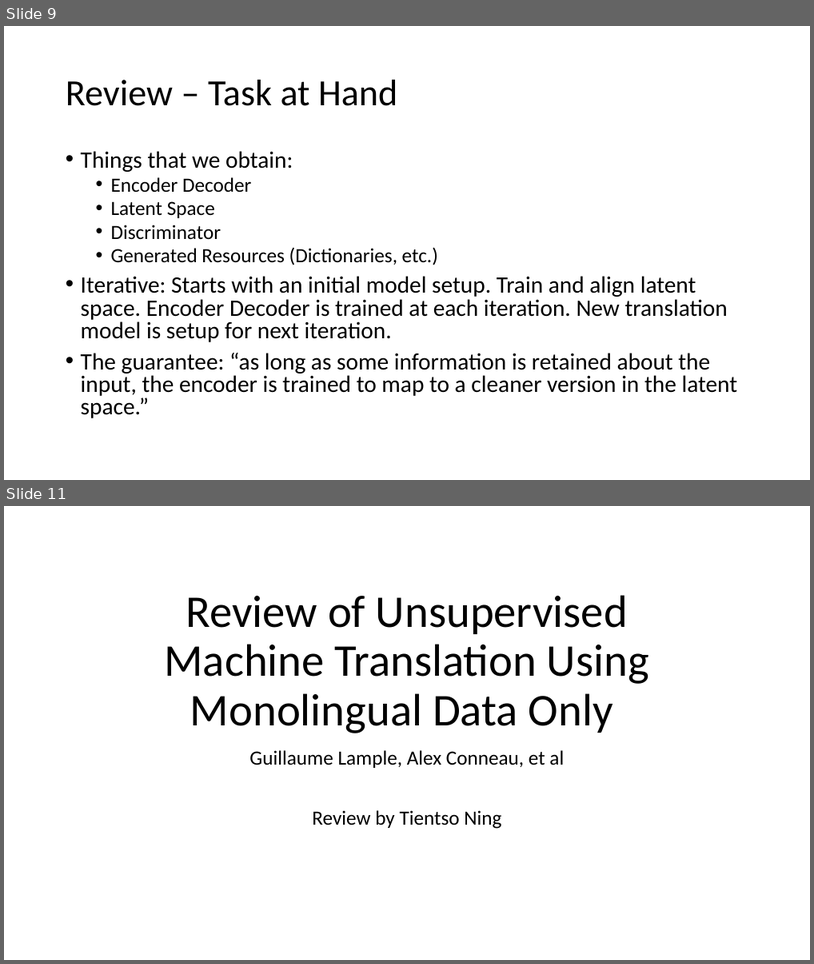
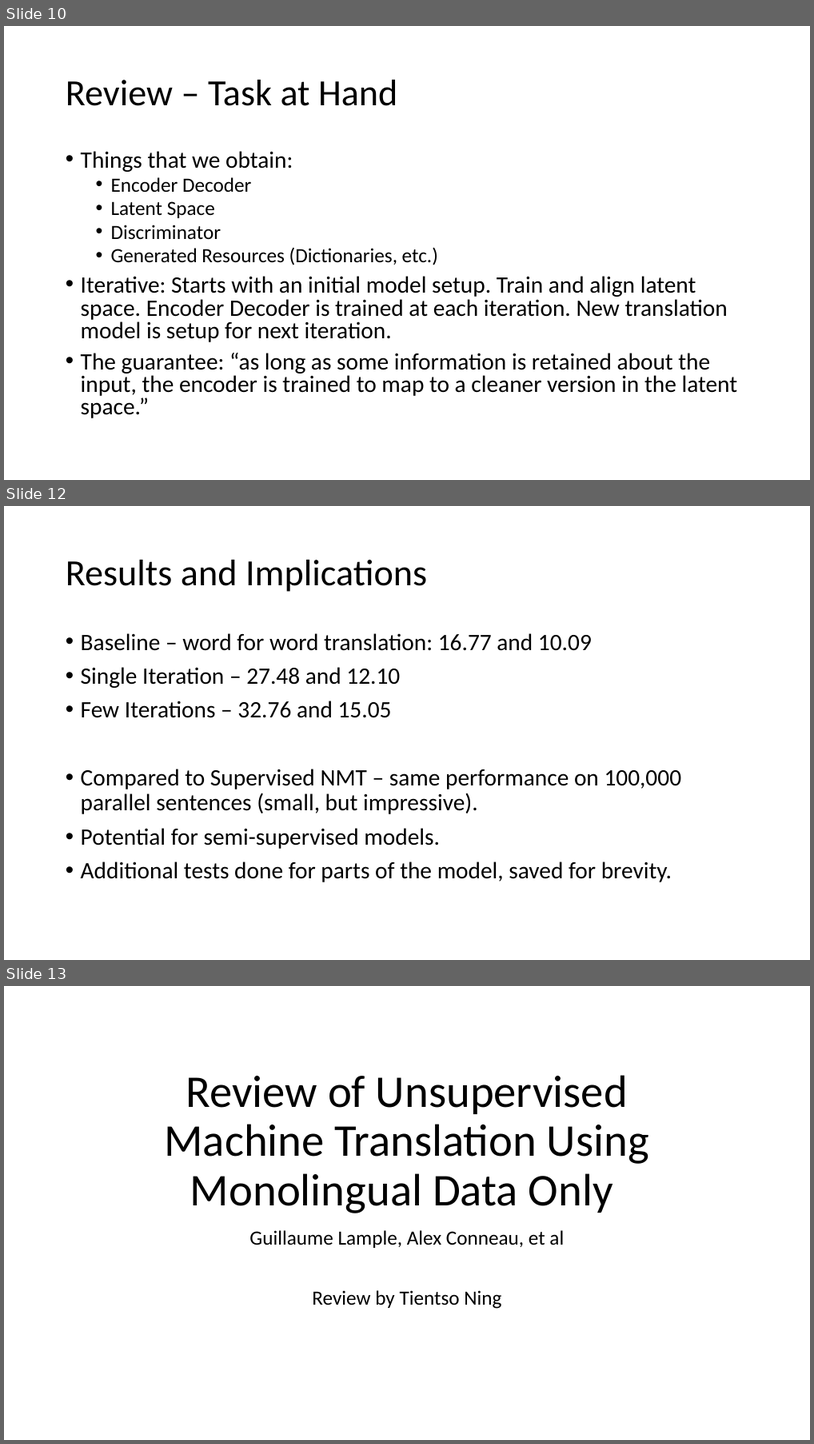
Before and after one commit to kensekense/unige, a slide deck: research_design/assignment1/Presentation_Ning_Tien-Tso.pptx. Shown one above the other, each under a label of ours: slides 9 and 11 before the commit, slides 10, 12 and 13 after it; the slides between them are not shown. The pictures are 814x964 and 814x1444 pixels, drawn with LibreOffice and Linux fonts; fonts in the diff are those of the drawing. Boxes give left, top, right and bottom in pixels: in the first picture for what was removed or moved away, otherwise in the second. Text is boxed around its words. In the diff, an @@ line names an element or a change of style, - is before the commit and + after.

```diff
--- a/research_design/assignment1/Presentation_Ning_Tien-Tso.pptx
+++ b/research_design/assignment1/Presentation_Ning_Tien-Tso.pptx
@@ slide 12 added at [4, 506, 810, 960], background #FFFFFF @@
@@ title added at [66, 560, 427, 592], 44 pt, text #000000 @@
+Results and Implications
@@ text added at [81, 633, 682, 882], 28 pt, text #000000 @@
+• Baseline – word for word translation: 16.77 and 10.09
+• Single Iteration – 27.48 and 12.10
+• Few Iterations – 32.76 and 15.05
+• Compared to Supervised NMT – same performance on 100,000 parallel sentences (small, but impressive).
+• Potential for semi-supervised models.
+• Additional tests done for parts of the model, saved for brevity.
@@ what was slide 9 is now slide 10 @@
@@ what was slide 11 is now slide 13 @@
```
Also in this commit, not shown: 10 slides changed, 4 other slides added, 2 slides removed, 1 other file.
